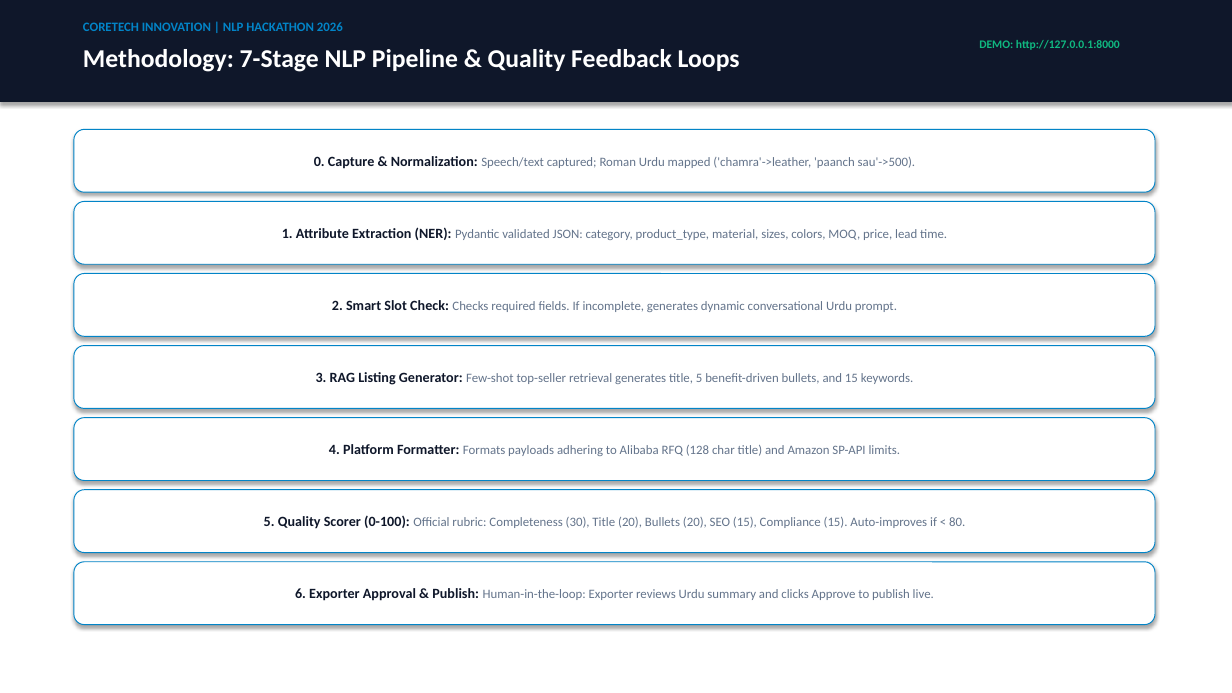
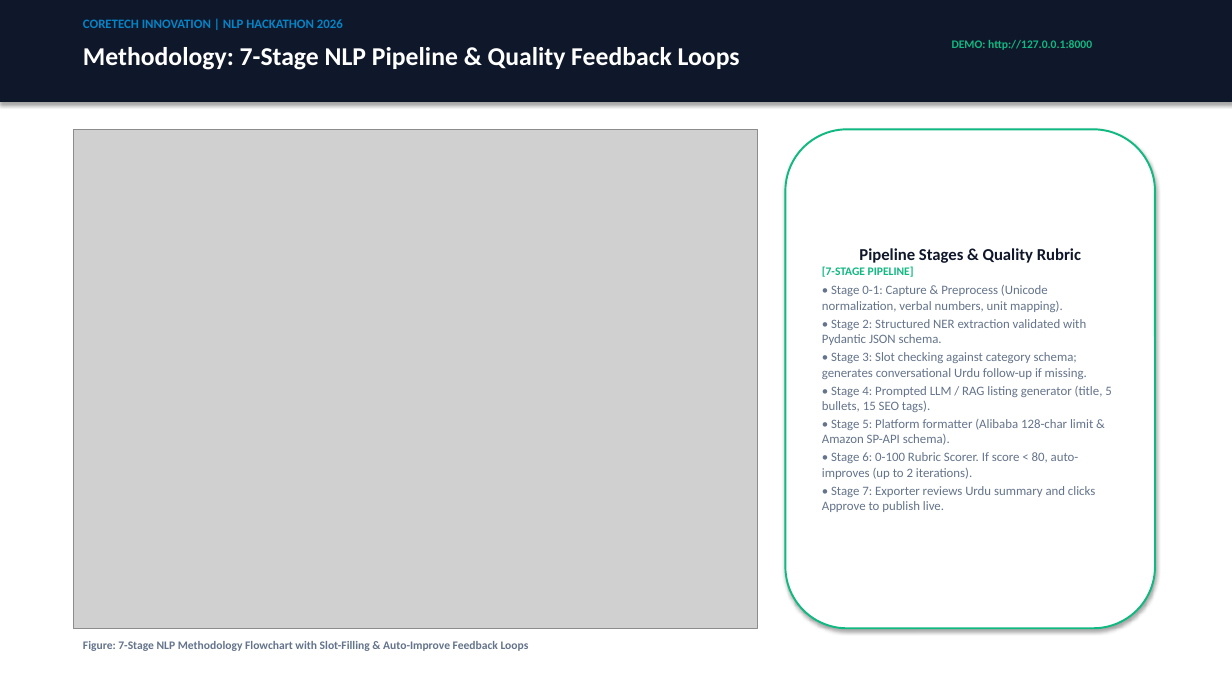
Before and after one commit to shahzaibswe/ai-export-manager, a slide deck: slide 5 of AI_Export_Manager_Hackathon_Presentation.pptx. Drawn at 1232x693 pixels with LibreOffice and Linux fonts; fonts in the diff are those of the drawing; grey boxes stand for pictures. Boxes give left, top, right and bottom in pixels: in the first picture for what was removed or moved away, otherwise in the second. Text is boxed around its words. In the diff, an @@ line names an element or a change of style, - is before the commit and + after.

Commit message:
feat: embed real screenshots and architecture diagrams into PowerPoint deck

```diff
--- a/AI_Export_Manager_Hackathon_Presentation.pptx
+++ b/AI_Export_Manager_Hackathon_Presentation.pptx
@@ text "DEMO: http://127.0.0.1:8000": place and size @@
-text "DEMO: http://127.0.0.1:8000" at [979, 40, 1120, 50]
+text "DEMO: http://127.0.0.1:8000" at [952, 40, 1092, 50]
@@ rounded rectangle removed at [74, 129, 1155, 192] @@
-0. Capture & Normalization: Speech/text captured; Roman Urdu mapped ('chamra'->leather, 'paanch sau'->500).
@@ picture added at [74, 129, 758, 628] @@
@@ rounded rectangle "Pipeline Stages & Quality Rubric": place and size @@
-rounded rectangle "Pipeline Stages & Quality Rubric" at [74, 274, 1155, 336]
+rounded rectangle "Pipeline Stages & Quality Rubric" at [786, 129, 1155, 628]
@@ rounded rectangle "Pipeline Stages & Quality Rubric" at [786, 129, 1155, 628]: outline #0284C7 0.75 pt to #10B981 1.5 pt @@
@@ rounded rectangle removed at [74, 201, 1155, 264] @@
-1. Attribute Extraction (NER): Pydantic validated JSON: category, product_type, material, sizes, colors, MOQ, price, lead time.
@@ text in rounded rectangle at [822, 248, 1111, 512]: text changed @@
-2. Smart Slot Check: Checks required fields. If incomplete, generates dynamic conversational Urdu prompt.
+Pipeline Stages & Quality Rubric
+[7-STAGE PIPELINE]
+• Stage 0-1: Capture & Preprocess (Unicode normalization, verbal numbers, unit mapping).
+• Stage 2: Structured NER extraction validated with Pydantic JSON schema.
+• Stage 3: Slot checking against category schema; generates conversational Urdu follow-up if missing.
+• Stage 4: Prompted LLM / RAG listing generator (title, 5 bullets, 15 SEO tags).
+• Stage 5: Platform formatter (Alibaba 128-char limit & Amazon SP-API schema).
+• Stage 6: 0-100 Rubric Scorer. If score < 80, auto-improves (up to 2 iterations).
+• Stage 7: Exporter reviews Urdu summary and clicks Approve to publish live.
@@ rounded rectangle removed at [74, 346, 1155, 409] @@
-3. RAG Listing Generator: Few-shot top-seller retrieval generates title, 5 benefit-driven bullets, and 15 keywords.
@@ rounded rectangle removed at [74, 418, 1155, 481] @@
-4. Platform Formatter: Formats payloads adhering to Alibaba RFQ (128 char title) and Amazon SP-API limits.
@@ rounded rectangle removed at [74, 490, 1155, 553] @@
-5. Quality Scorer (0-100): Official rubric: Completeness (30), Title (20), Bullets (20), SEO (15), Compliance (15). Auto-improves if < 80.
@@ rounded rectangle removed at [74, 562, 1155, 625] @@
-6. Exporter Approval & Publish: Human-in-the-loop: Exporter reviews Urdu summary and clicks Approve to publish live.
@@ text added at [83, 641, 529, 651], 9 pt, text #64748B, bold @@
+Figure: 7-Stage NLP Methodology Flowchart with Slot-Filling & Auto-Improve Feedback Loops
```
Also in this commit, not shown: 9 other slides changed, 5 slides added, 5 slides removed, 10 other files.
